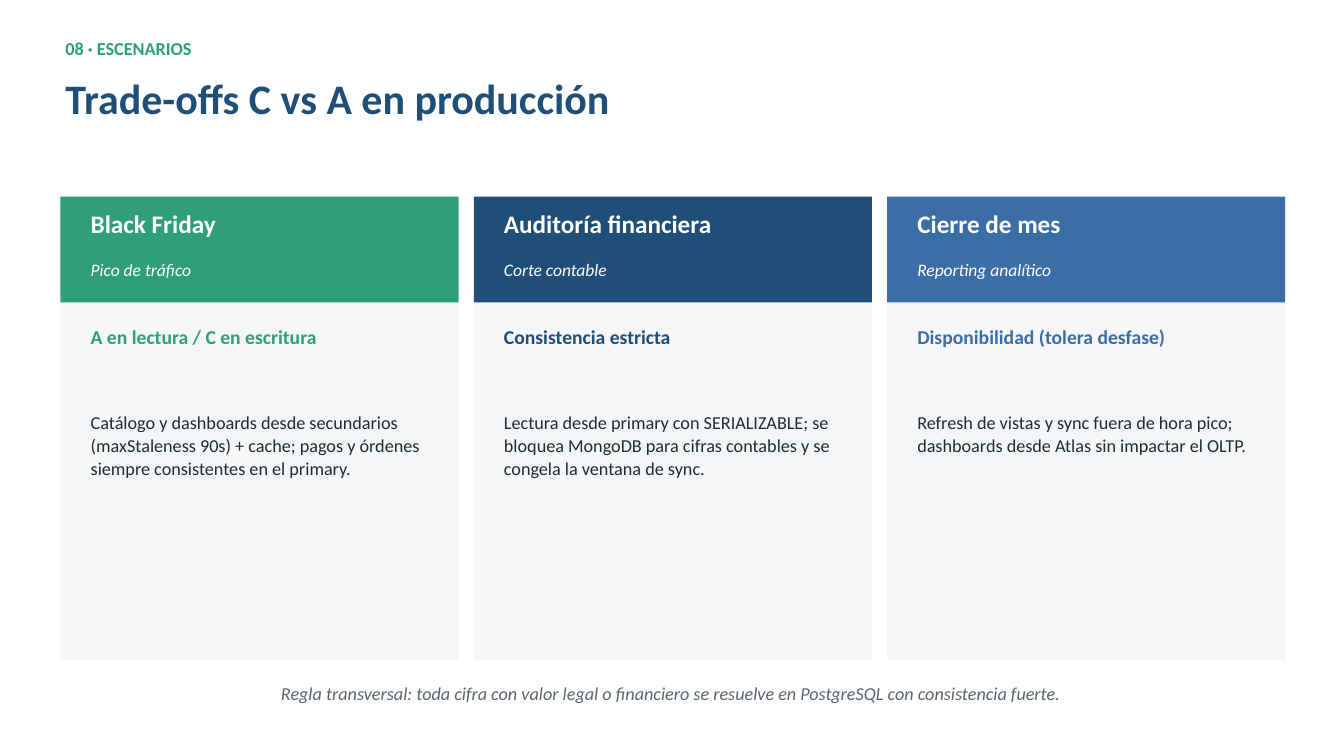
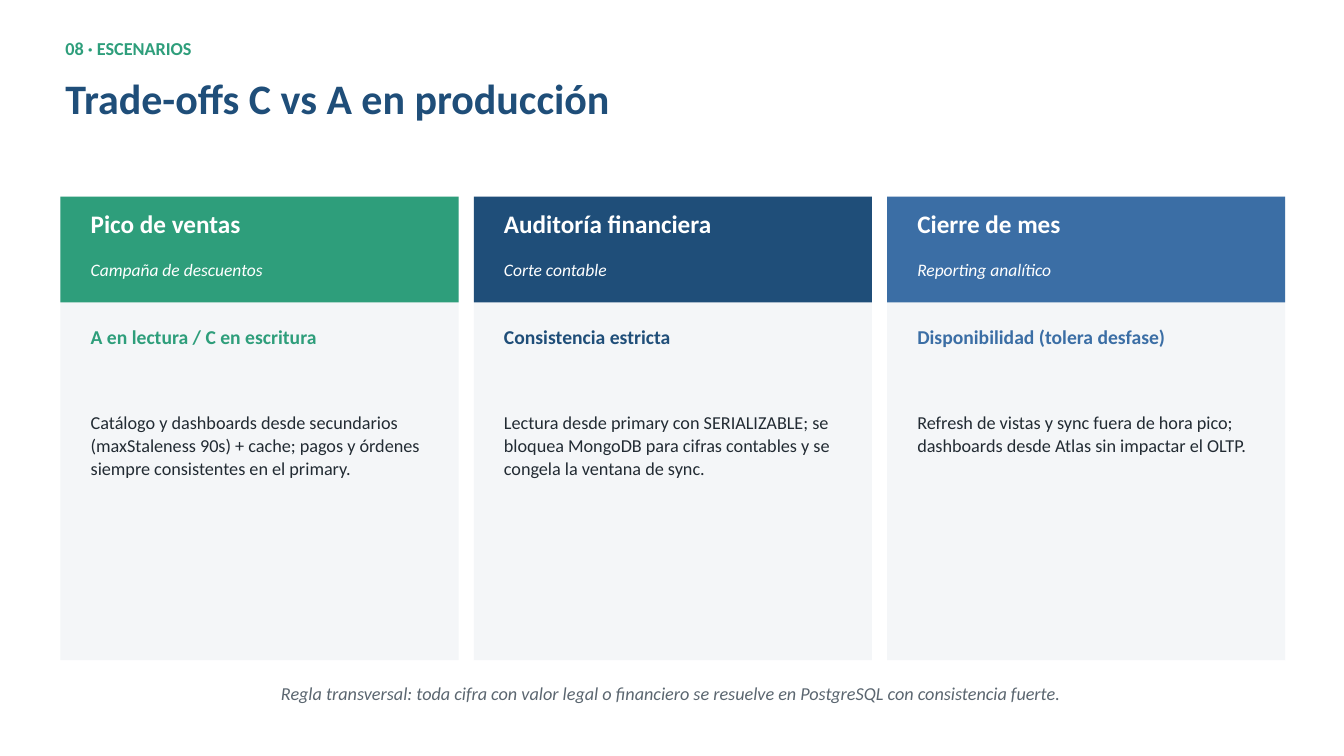
Before and after one commit to capadil/Ecommify_Olist, a slide deck: slide 10 of Ecommify_Database_Design/docs/Presentacion_Ejecutiva_U6_Etapa_2.pptx. Drawn at 1344x756 pixels with LibreOffice and Linux fonts; fonts in the diff are those of the drawing. Boxes give left, top, right and bottom in pixels: in the first picture for what was removed or moved away, otherwise in the second. Text is boxed around its words. In the diff, an @@ line names an element or a change of style, - is before the commit and + after.

Commit message:
docs(U6): renombrar escenario 'Black Friday' a 'pico de ventas' en informe/PDF/presentacion y detallar navegacion paso a paso (Supabase/Atlas) en el guion del video

```diff
--- a/Ecommify_Database_Design/docs/Presentacion_Ejecutiva_U6_Etapa_2.pptx
+++ b/Ecommify_Database_Design/docs/Presentacion_Ejecutiva_U6_Etapa_2.pptx
@@ text at <box>91,215,241,233</box>: text changed @@
-Black Friday
+Pico de ventas
@@ text at <box>91,264,263,279</box>: text changed @@
-Pico de tráfico
+Campaña de descuentos
```
Also in this commit, not shown: 1 other file.
